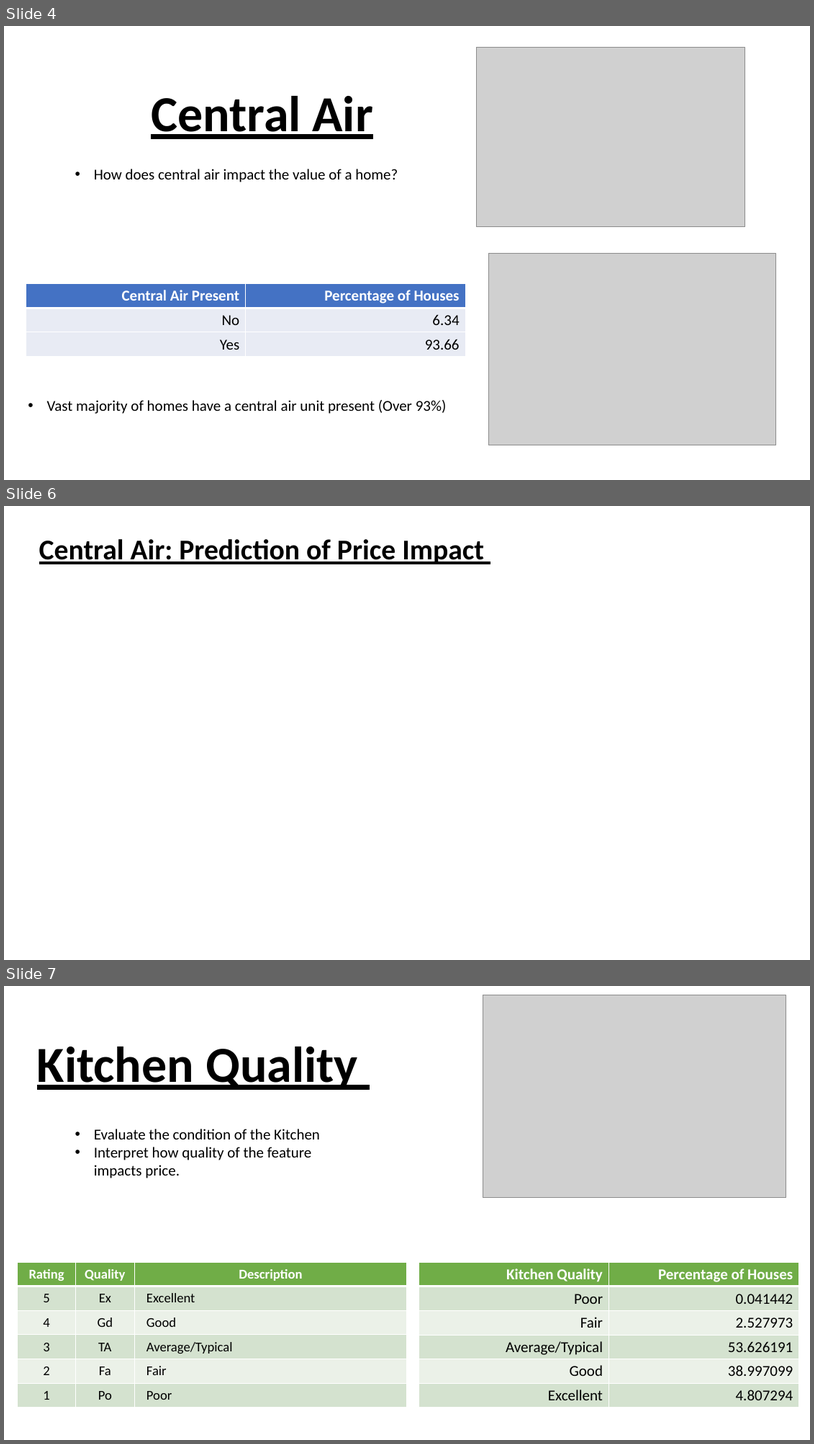
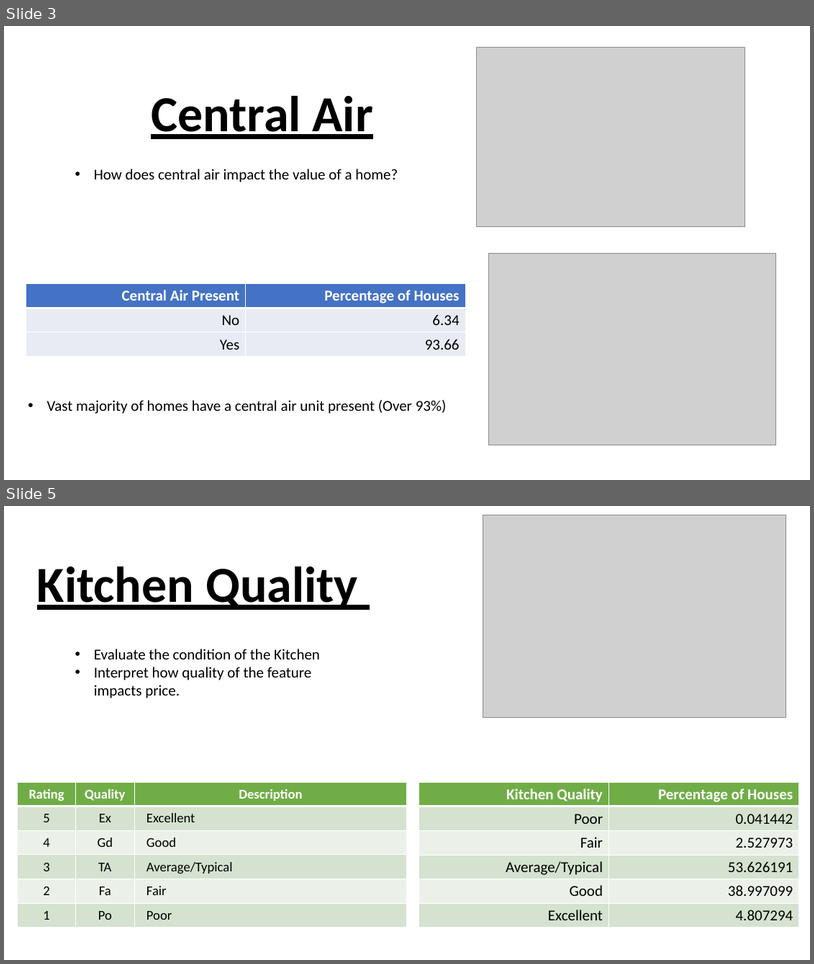
Before and after one commit to hikarinosenshi/ml_project, a slide deck: shay/ml_project_SA.pptx. Shown one above the other, each under a label of ours: slides 4, 6 and 7 before the commit, slides 3 and 5 after it; the slides between them are not shown. The pictures are 814x1444 and 814x964 pixels, drawn with LibreOffice and Linux fonts; fonts in the diff are those of the drawing; grey boxes stand for pictures. Boxes give left, top, right and bottom in pixels: in the first picture for what was removed or moved away, otherwise in the second. Text is boxed around its words. In the diff, an @@ line names an element or a change of style, - is before the commit and + after.

Commit message:
update slides

```diff
--- a/shay/ml_project_SA.pptx
+++ b/shay/ml_project_SA.pptx
@@ slide 6 removed at <box>4,506,810,960</box>, background #FFFFFF @@
@@ title removed at <box>39,539,484,564</box> @@
-Central Air: Prediction of Price Impact
@@ what was slide 4 is now slide 3 @@
@@ what was slide 7 is now slide 5 @@
```
Also in this commit, not shown: 1 other slide removed.
